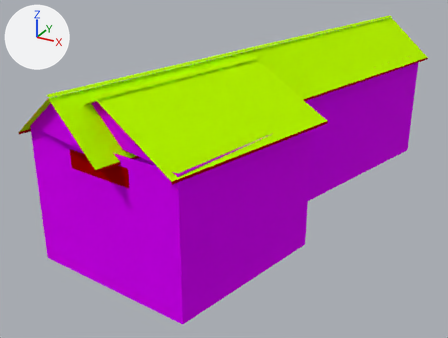
One commit to the glTF model assets/sur_mesure/bgj_334.glb: the scene before it, then after it.
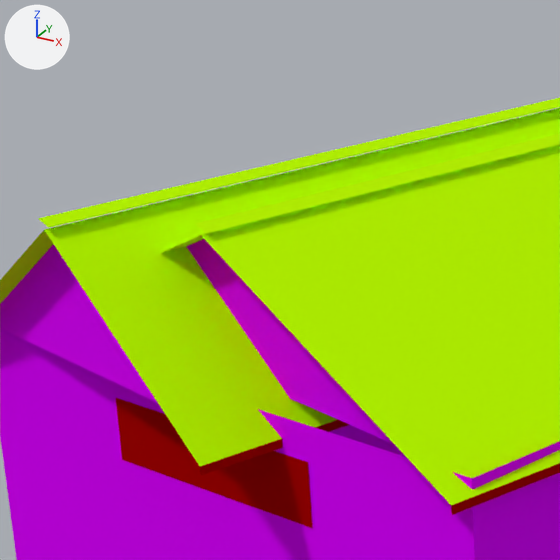
Each version is shown whole from a camera (50 mm lens) standing at (14.1, -30.5, 15.5) and looking at (-2.5, -0.2, 0.3), then close up on the part from 8% to 46% of the width and 8% to 59% of the height. The lights are fixed; the arrows at upper left show +X, +Y and +Z. The first two pictures are the older version. Vertices at exactly the same position are counted once.

Names of what the first close-up shows: 'bgj_334'.
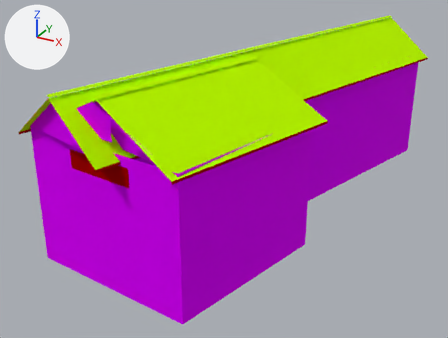
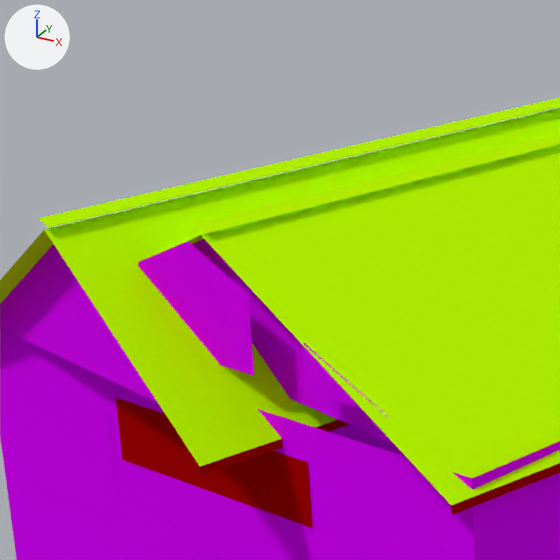
Where the change shows, as pixel boxes (x1, y1, x2, y2) in the close-ups (560 x 560 px):
part 1 of me_bgj_334, added (purple): after (10, 241, 441, 560)
part 2 of me_bgj_334, recoloured: (134, 233, 393, 507) in both

The change, as a diff of the scene's bpy script:
```diff
--- a/assets/sur_mesure/bgj_334.glb.py
+++ b/assets/sur_mesure/bgj_334.glb.py
@@ me_bgj_334 @@
 # used by ob_bgj_334; location = (0.0, 0.0, 0.0)
-me_bgj_334.from_pydata(...)  # 73 vertices, 66 faces; spans x -7.2..6.2, y -13.2..17.9, z -1.2..7.9
+me_bgj_334.from_pydata(...)  # 104 vertices, 81 faces; spans x -7.2..6.2, y -13.2..17.9, z -1.2..7.9
+# me_bgj_334 part 1
+# 25 vertices are added at x -6.3..1.6, y -12.4..-11.2, z 0.2..7.8
+# 6 new vertices lie (0.0, 0.0, 1.7) away from vertices in x -6.3..1.6, y -12.4..-11.2, z 3.4
+# 15 new faces join them
+# me_bgj_334 part 2: 66 kept faces spanning x -7.2..6.2, y -13.2..17.9, z -1.2..7.9 get new vertex colours
 me_bgj_334.materials.append(mat_facade)
```
